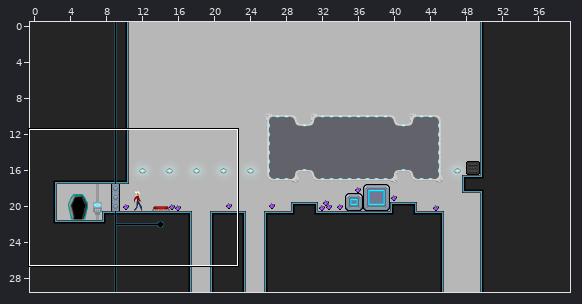
Tiled map (JSON): res/map/lean.json. Above, an overview of the earlier version with the close-up marked.
Close-up. Old version:
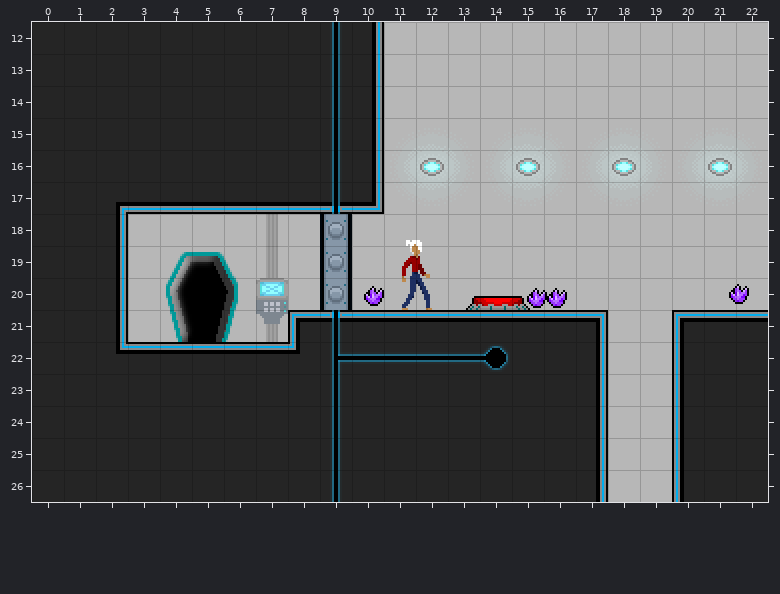
Cells are 16x16 px. Shown: x 0..22, y 12..26.
Now the later version:
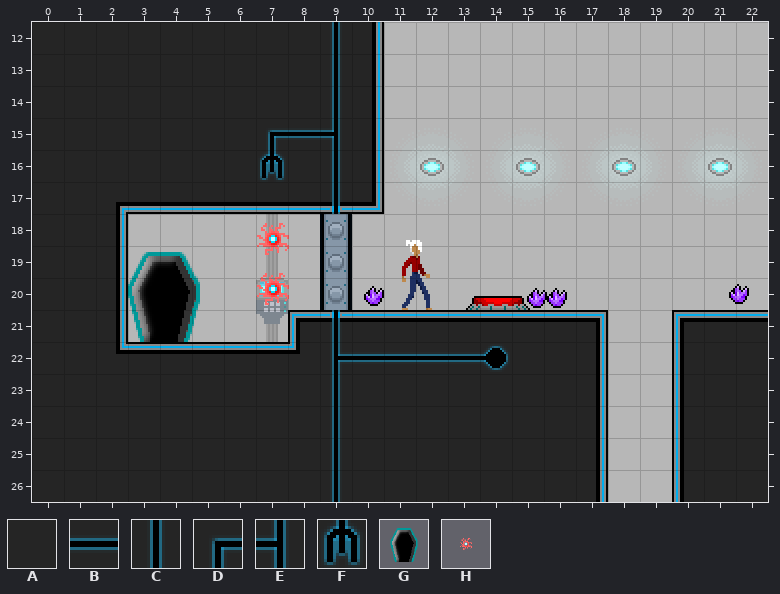
Key: from "main": A 26, B 41, C 65, D 88, E 92, F 141; from "objects": G 3, H 7.
_ is an empty cell.
Objects are placed by their top-left corner, in cells (3,4 is the top-left corner of cell 3,4); size is 1x1 cell unless given.
Tiles replaced or removed in this view: A, C.
What changed:
Changed rows in their new state; . is an unchanged cell.
Layer "Tile Layer 1":
first column x 7:
15 DBE
16 F..
Layer "Object Layer 1":
added: H at 5.5,16.8 size 4x4
added: H at 5.5,18.3 size 4x4
changed: G at 3.3,18.5 size 4x4 -> G at 2.1,18.5 size 4x4
Where, in picture pixels (left, top, right, bottom), the same in both close-ups:
changed: (128, 130, 334, 342)
